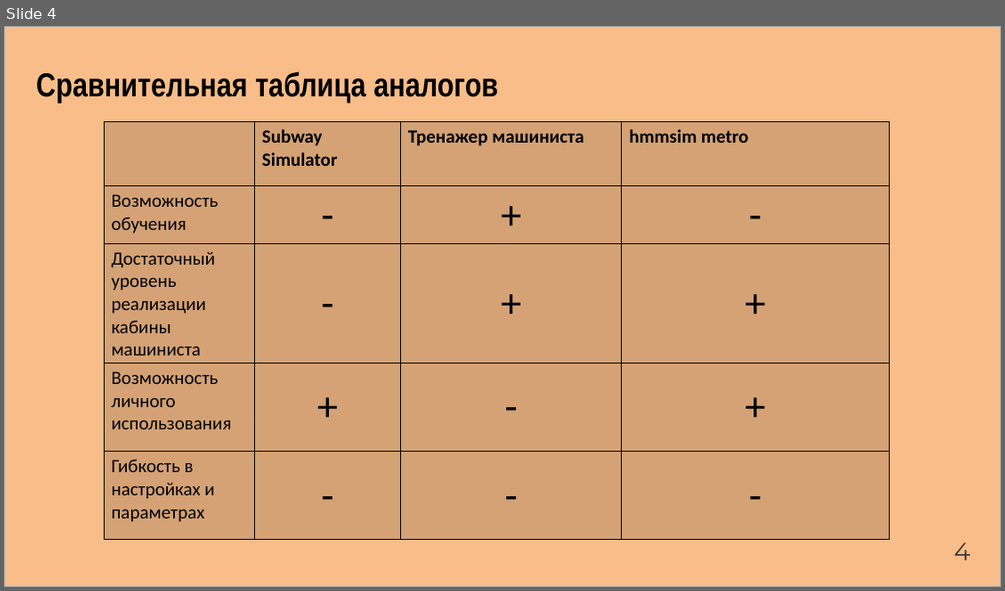
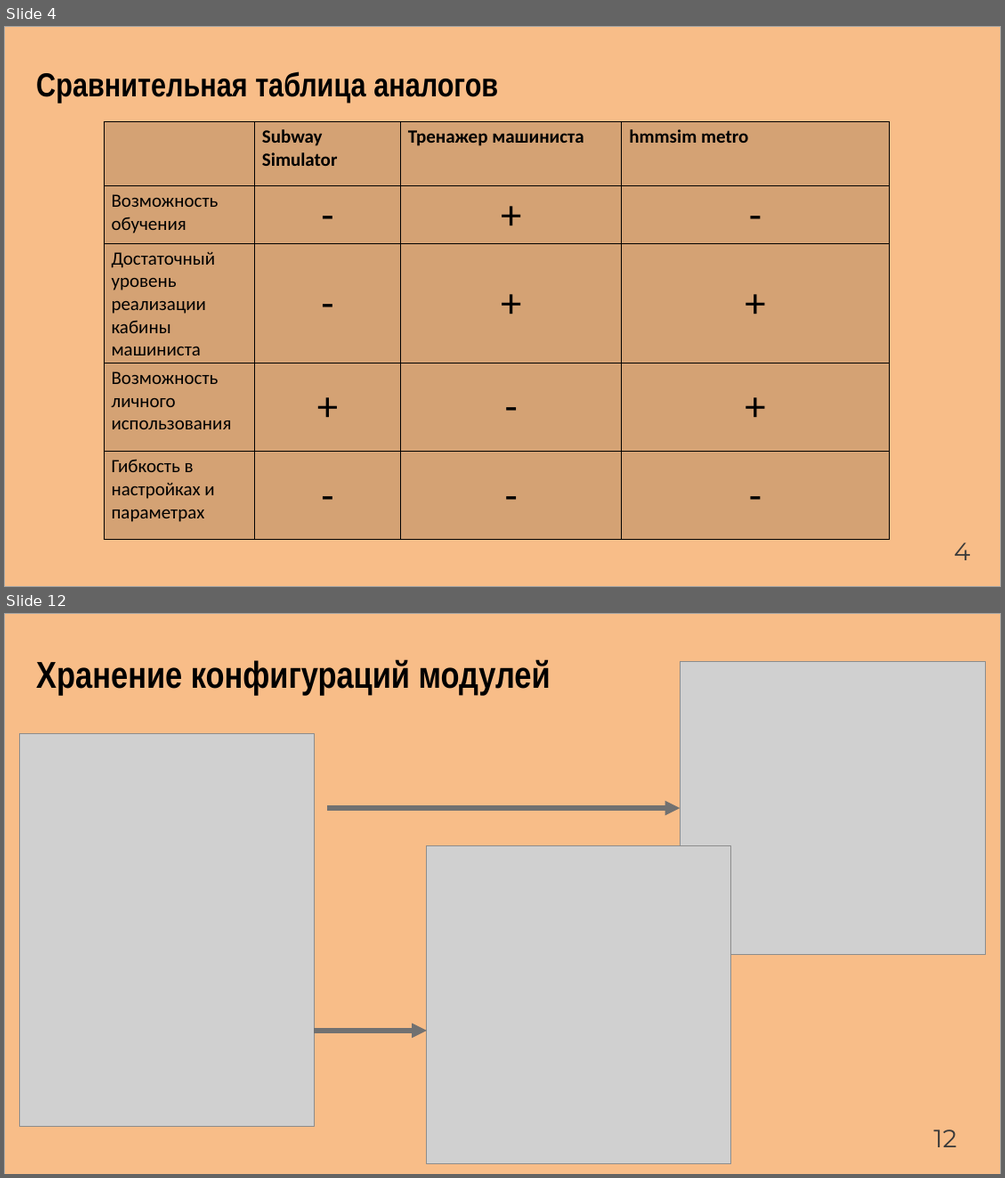
Before and after one commit to Artemor31/Files, a slide deck: Готовые части/NormPreza.pptx. Shown one above the other, each under a label of ours: slide 4 before the commit, slides 4 and 12 after it; the slides between them are not shown. The pictures are 1005x591 and 1005x1178 pixels, drawn with LibreOffice and Linux fonts; fonts in the diff are those of the drawing; grey boxes stand for pictures. Boxes give left, top, right and bottom in pixels: in the first picture for what was removed or moved away, otherwise in the second. Text is boxed around its words. In the diff, an @@ line names an element or a change of style, - is before the commit and + after.

```diff
--- a/Готовые части/NormPreza.pptx
+++ b/Готовые части/NormPreza.pptx
@@ slide 12 added at bbox=[4, 613, 1001, 1174], background #FFFFFF @@
@@ rectangle added at bbox=[4, 614, 1001, 1174], fill #F8BD88, outline #A3A3A3 1 pt @@
@@ text added at bbox=[36, 659, 550, 695], 36 pt, text #000000, bold @@
+Хранение конфигураций модулей
@@ picture added at bbox=[680, 662, 986, 954] @@
@@ picture added at bbox=[19, 733, 314, 1127] @@
@@ arrow added from (327, 808) to (680, 808), #707070 4.75 pt @@
@@ picture added at bbox=[427, 845, 731, 1163] @@
@@ arrow added from (315, 1030) to (427, 1030), #707070 4.75 pt @@
@@ text added at bbox=[933, 1129, 956, 1147], 24 pt, text #3A3A3A @@
+12
```
Also in this commit, not shown: 9 slides changed, 3 other slides added, 4 slides removed, 2 other files.
